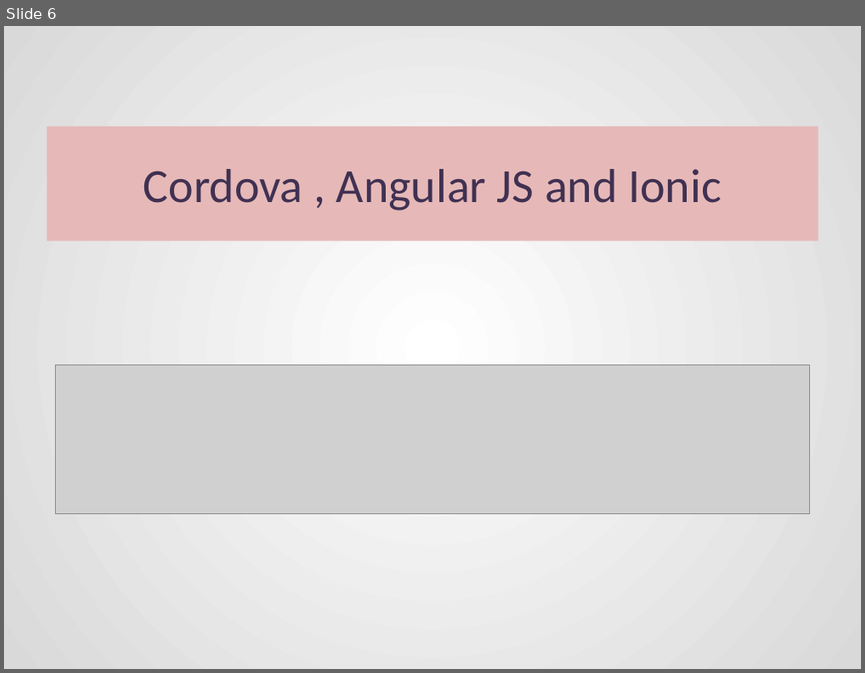
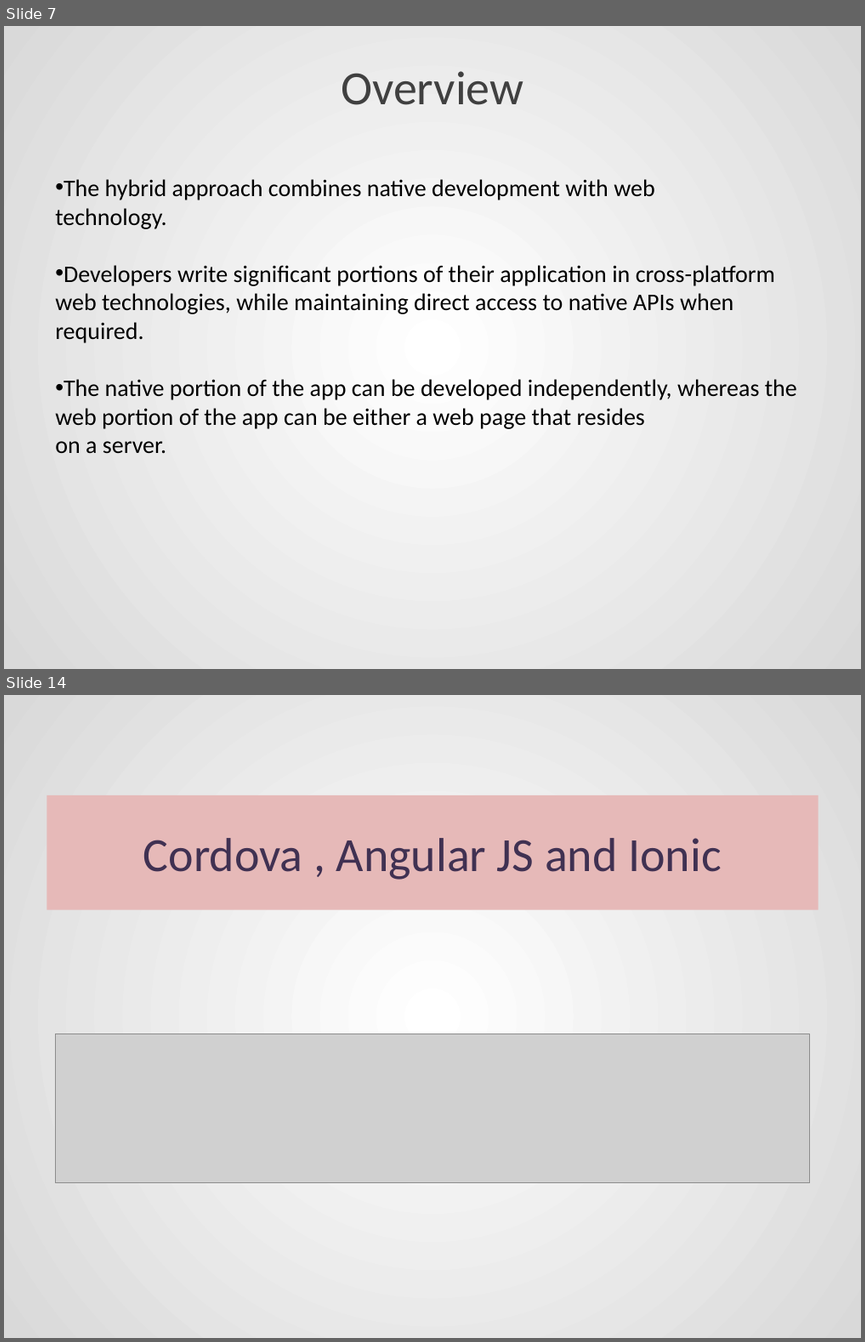
Before and after one commit to sanketrd09/collegepptwork, a slide deck: HybridApp-powerpoint.pptx. Shown one above the other, each under a label of ours: slide 6 before the commit, slides 7 and 14 after it; the slides between them are not shown. The pictures are 865x673 and 865x1342 pixels, drawn with LibreOffice and Linux fonts; fonts in the diff are those of the drawing; grey boxes stand for pictures. Boxes give left, top, right and bottom in pixels: in the first picture for what was removed or moved away, otherwise in the second. Text is boxed around its words. In the diff, an @@ line names an element or a change of style, - is before the commit and + after.

```diff
--- a/HybridApp-powerpoint.pptx
+++ b/HybridApp-powerpoint.pptx
@@ slide 7 added at <box>4,26,861,669</box>, background gradient #FFFFFF to #D9D9D9 @@
@@ title added at <box>341,71,523,105</box>, 40 pt, text #404040 @@
+Overview
@@ text added at <box>55,179,797,453</box>, 20 pt, text #000000 @@
+• The hybrid approach combines native development with web
+technology.
+• Developers write significant portions of their application in cross-platform web technologies, while maintaining direct access to native APIs when required.
+• The native portion of the app can be developed independently, whereas the web portion of the app can be either a web page that resides
+on a server.
@@ what was slide 6 is now slide 14 @@
```
Also in this commit, not shown: 3 slides changed, 7 other slides added, 2 other files.
